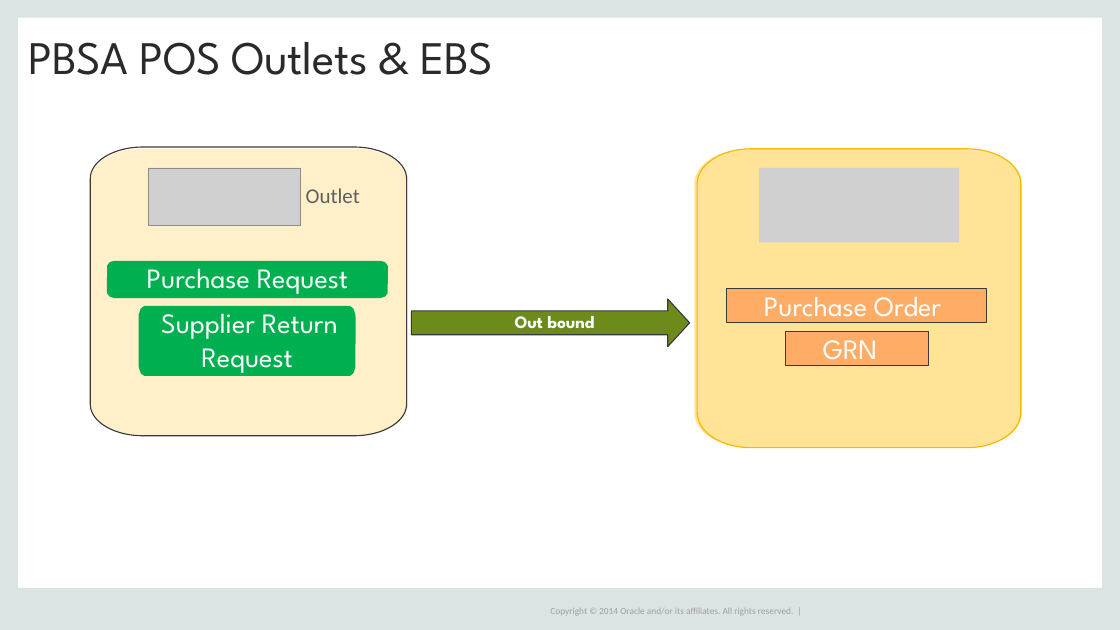
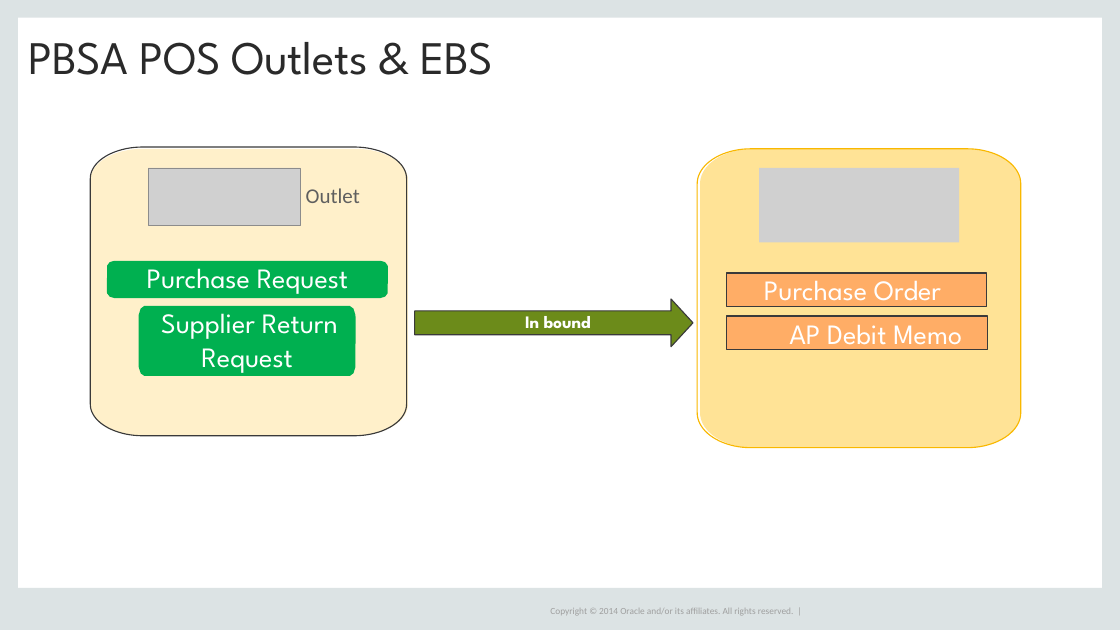
Before and after one commit to sayzsadz/lsl-test, a slide deck: slide 5 of LSL/AIM/Lanka Sathosa - Oracle E Business Suit 12.2.7 Integrations to PBSA POS.pptx. Drawn at 1120x630 pixels with LibreOffice and Linux fonts; fonts in the diff are those of the drawing; grey boxes stand for pictures; background and template pictures are left out. Boxes give left, top, right and bottom in pixels: in the first picture for what was removed or moved away, otherwise in the second. Text is boxed around its words. In the diff, an @@ line names an element or a change of style, - is before the commit and + after.

```diff
--- a/LSL/AIM/Lanka Sathosa - Oracle E Business Suit 12.2.7 Integrations to PBSA POS.pptx
+++ b/LSL/AIM/Lanka Sathosa - Oracle E Business Suit 12.2.7 Integrations to PBSA POS.pptx
@@ freeform shape: place and size @@
-freeform shape at <box>694,149,1022,448</box>
+freeform shape at <box>700,149,1021,448</box>
@@ freeform shape at <box>415,299,693,347</box>: outline redrawn @@
@@ freeform shape at <box>415,299,693,347</box>: outline redrawn @@
@@ rectangle "Purchase Order": place and size @@
-rectangle "Purchase Order" at <box>726,289,986,323</box>
+rectangle "Purchase Order" at <box>726,273,986,307</box>
@@ text at <box>525,316,591,335</box>: text changed @@
-Out bound
+In bound
@@ rectangle "AP Debit Memo": place and size @@
-rectangle "AP Debit Memo" at <box>786,332,928,365</box>
+rectangle "AP Debit Memo" at <box>726,316,987,350</box>
@@ text in rectangle at <box>789,316,962,353</box>: text changed @@
-GRN
+AP Debit Memo
```
Also in this commit, not shown: 4 other slides changed, 24 other files.
